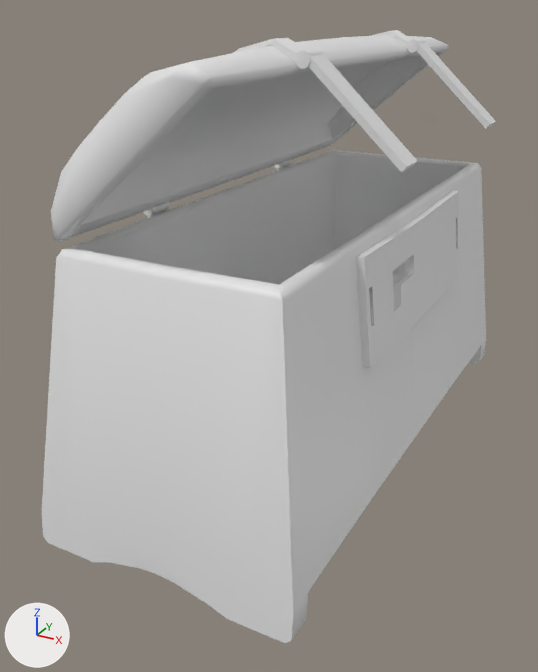
The FBX model Assets/Models/HedebyChest/HedebyChestRemake5-13-2024.fbx as it was, and as the next commit left it.
Rendered twice from a 50 mm lens placed at (0.568, -1.206, 0.525), pointed at (-0.042, -0.098, -0.029). Lighting does not change. The marker at lower left points along +X, +Y and +Z.

In view in the first picture: 'Chest_Base', 'Chest_Lid', 'Chest_Metal', 'Chest_StrapL', 'Chest_StrapR'.
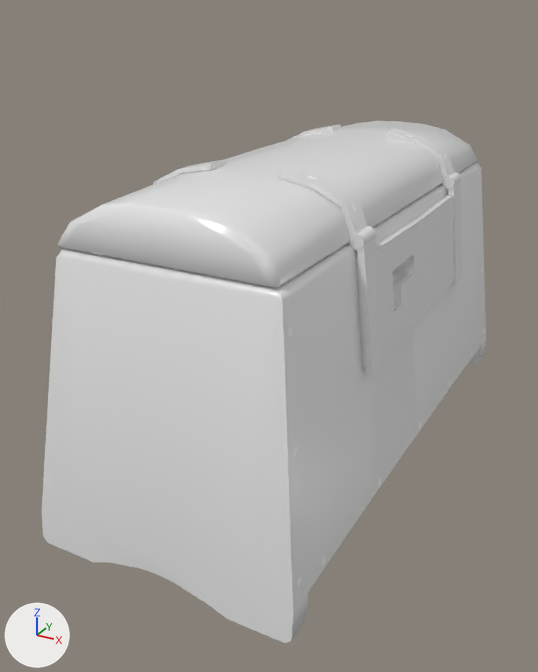
Commit message: chest functional

Boxes (x1, y1, x2, y2) around the edits, measured in the pictures (538 x 672 px):
'Chest_Lid', moved, turned
    before: (51, 35, 448, 241)
    after: (57, 121, 477, 289)
'Chest_Metal', moved, turned
    before: (143, 30, 426, 216)
    after: (153, 124, 461, 250)
'Chest_StrapL', moved, turned
    before: (308, 54, 417, 173)
    after: (357, 237, 383, 373)
'Chest_StrapR', moved, turned
    before: (417, 43, 496, 129)
    after: (448, 181, 463, 284)

The edits, one by one:
Object 'Chest_Lid' (ob_chest_lid) turns from (0, -40, 0) to (0, 0, 0) degrees about x, y and z.
Object 'Chest_Lid' (ob_chest_lid) moves from (-0.183, -0.000151, 0.222) to (-0.183, -0.000151, 0.216).
